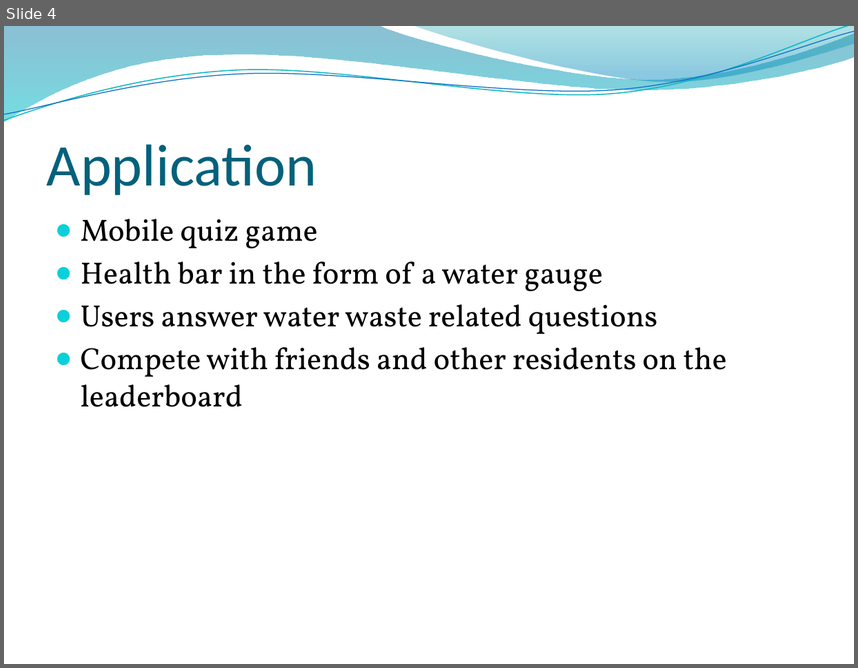
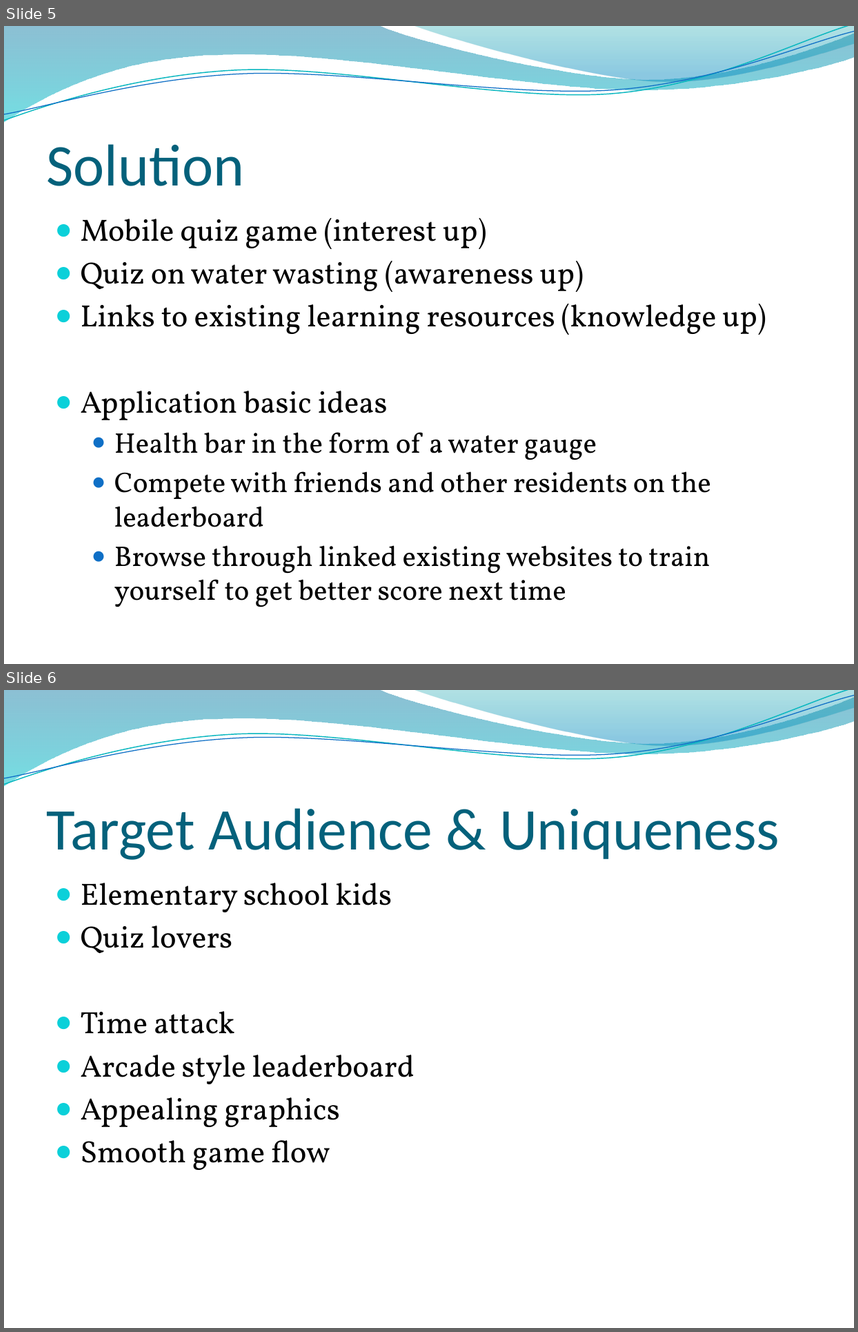
Before and after one commit to HarmanbirD/WaterQwiz, a slide deck: Wasted Water Quiz.pptx. Shown one above the other, each under a label of ours: slide 4 before the commit, slides 5 and 6 after it. The pictures are 858x668 and 858x1332 pixels, drawn with LibreOffice and Linux fonts; fonts in the diff are those of the drawing; background and template pictures are left out. Boxes give left, top, right and bottom in pixels: in the first picture for what was removed or moved away, otherwise in the second. Text is boxed around its words. In the diff, an @@ line names an element or a change of style, - is before the commit and + after.

```diff
--- a/Wasted Water Quiz.pptx
+++ b/Wasted Water Quiz.pptx
@@ slide 6 added at bbox=[4, 690, 854, 1328], background picture (left out); not listed: 4 template elements that a slide beside it also shows @@
@@ title added at bbox=[47, 808, 780, 860], 50 pt, text #04617B @@
+Target Audience & Uniqueness
@@ text added at bbox=[81, 883, 415, 1170], 26 pt, text #000000 @@
+● Elementary school kids
+● Quiz lovers
+● Time attack
+● Arcade style leaderboard
+● Appealing graphics
+● Smooth game flow
@@ what was slide 4 is now slide 5 @@
@@ slide 5 changed as well @@
@@ title at bbox=[47, 144, 245, 186]: text changed @@
-Application
+Solution
@@ text at bbox=[81, 218, 766, 420]: text changed @@
-● Mobile quiz game
+● Mobile quiz game (interest up)
+● Quiz on water wasting (awareness up)
+● Links to existing learning resources (knowledge up)
+● Application basic ideas
@@ text at bbox=[81, 304, 658, 334]: paragraph removed @@
-● Users answer water waste related questions
@@ text at bbox=[114, 432, 711, 527]: size 26 to 24 pt in "Health bar in the form of a ...", "Compete with friends and other residents on ..."; list level 1 to 2 in "Health bar in the form ..."; bullet colour #0BD0D9 to #0F6FC6; list level 1 to 2 in "Compete with friends and other ..." @@
@@ text at bbox=[114, 545, 710, 607]: paragraph added @@
+  ● Browse through linked existing websites to train yourself to get better score next time
```
Also in this commit, not shown: 6 other slides changed, 1 other slide added, 3 slides removed, 2 other files.
